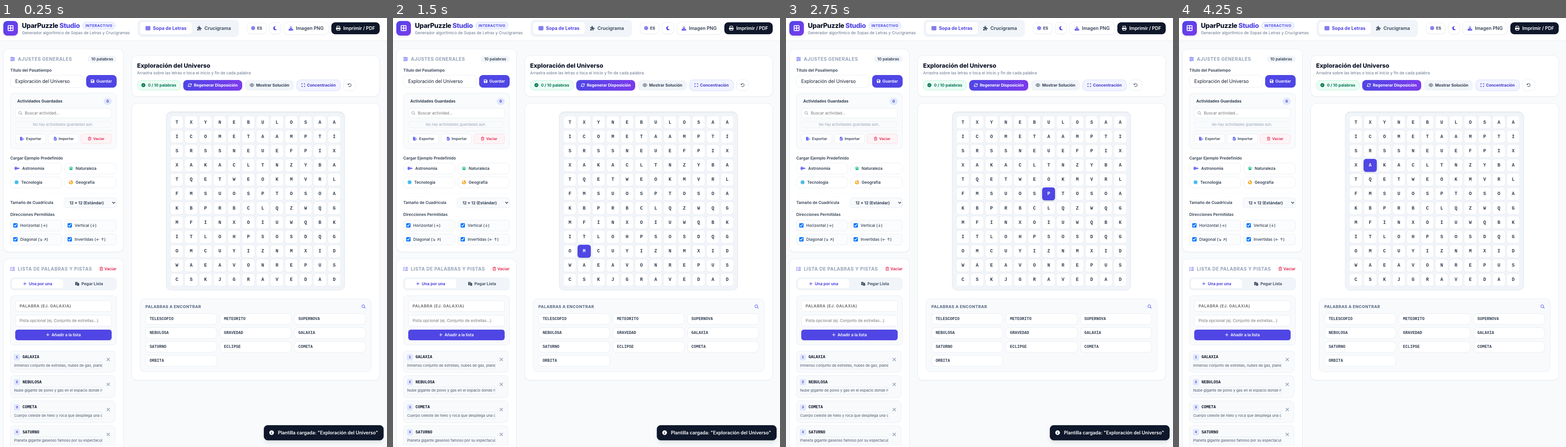
Above: before the commit, frames 1-4 (left to right).
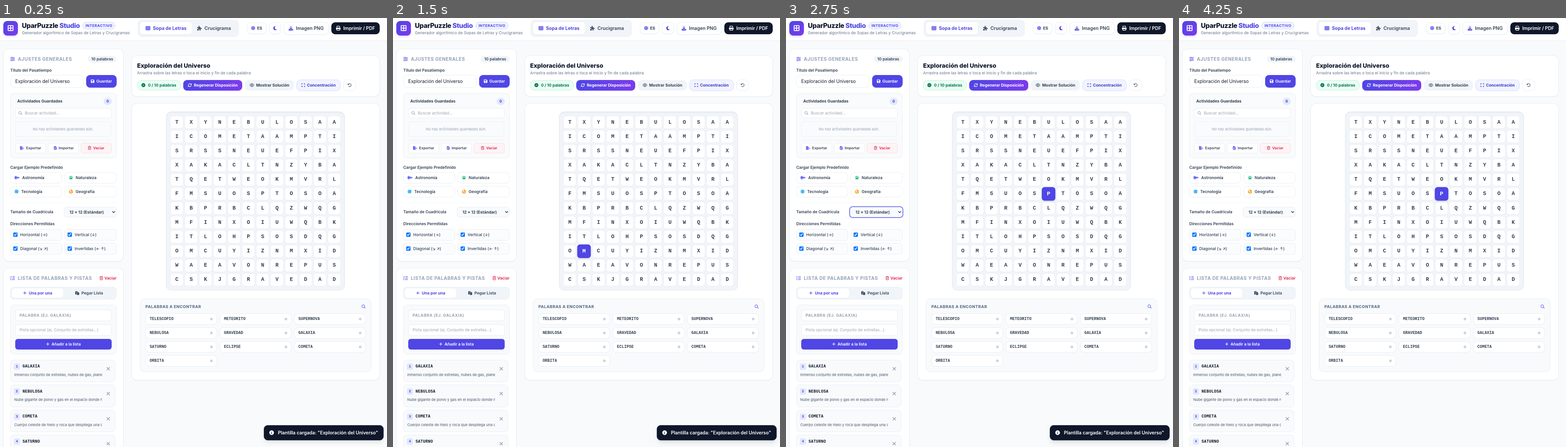
Above: after the commit, the same moments.

Repository: kevinluisfl/upar_puzzle
Game: browser game, page index.html
Same seed, same stepped clock (60 frames per second), same inputs: the game is played once before the commit and once after it.
Inputs (mouse positions are in pixels of both pictures, inside the frame that each line leads up to; where the layout moved, square brackets give the same spot in the first picture):
- Up to frame 1 (0.25 s): no input
- Up to frame 2 (1.5 s): click (582, 253) [582, 249] at 0.27 s; hold Right from 1.03 s (still down); click (582, 296) [582, 292] at 1.07 s; tap Space at 1.1 s
- Up to frame 3 (2.75 s): release Right at 1.53 s; hold Down 1.58-1.85 s; tap Space at 1.6, 2.1, 2.6 s; click (902, 215) [902, 211] at 1.67 s; hold Left 1.9-2.47 s; click (1053, 193) [1053, 189] at 2.27 s; hold Up from 2.52 s (still down)
- Up to frame 4 (4.25 s): release Up at 2.82 s; click (1426, 339) [1426, 331] at 2.87 s; hold Right 2.87-3.53 s; tap Space at 3.1, 3.6, 4.1 s; click (1275, 356) [1275, 352] at 3.47 s; hold Up 3.58-3.82 s; hold Left from 3.87 s (still down); click (1368, 172) [1368, 168] at 4.07 s

The runs differ from the first frame. In frame 1, 4.4% of the frame differs, in the area x 0-94%, y 4-100%; in frame 2, 4.4%; in frame 3, 4.5%; in frame 4, 4.6%.

Commit message:
Add files via upload

Diff:
--- a/index.html
+++ b/index.html
@@ -5,7 +5,8 @@
     <meta name="viewport" content="width=device-width, initial-scale=1.0">
     <title>UparPuzzle Studio - Generador de Sopas de Letras y Crucigramas</title>
     <meta name="description" content="UparPuzzle Studio: Generador algorítmico e interactivo de sopas de letras y crucigramas educativos listos para resolver en línea, exportar en PNG o imprimir.">
-
+    <!-- Tailwind CSS -->
+    <script src="https://cdn.tailwindcss.com"></script>
     <!-- Google Fonts: Inter & JetBrains Mono -->
     <link rel="preconnect" href="https://fonts.googleapis.com">
     <link rel="preconnect" href="https://fonts.gstatic.com" crossorigin>
@@ -14,6 +15,30 @@
     <!-- Font Awesome Icons -->
     <link rel="preload" href="https://cdnjs.cloudflare.com/ajax/libs/font-awesome/6.5.1/css/all.min.css" as="style" onload="this.onload=null;this.rel='stylesheet'">
     <noscript><link rel="stylesheet" href="https://cdnjs.cloudflare.com/ajax/libs/font-awesome/6.5.1/css/all.min.css"></noscript>
+
+ <script>
+        tailwind.config = {
+            darkMode: 'class',
+            theme: {
+                extend: {
+                    fontFamily: {
+                        sans: ['Inter', 'sans-serif'],
+                        mono: ['JetBrains Mono', 'monospace'],
+                    },
+                    colors: {
+                        brand: {
+                            50: '#eef2ff',
+                            100: '#e0e7ff',
+                            500: '#6366f1',
+                            600: '#4f46e5',
+                            700: '#4338ca',
+                            900: '#312e81',
+                        }
+                    }
+                }
+            }
+        }
+    </script>
 
     <!-- Hoja de estilos externa modular -->
     <link rel="stylesheet" href="styles.css">
--- a/styles.css
+++ b/styles.css
@@ -1,432 +1,3 @@
-/* === TAILWIND STATIC BUILD PARA UPARPUZZLE STUDIO === */
-*, ::before, ::after { box-sizing: border-box; border-width: 0; border-style: solid; border-color: #e2e8f0; }
-html { line-height: 1.5; -webkit-text-size-adjust: 100%; font-family: 'Inter', system-ui, -apple-system, sans-serif; }
-body { margin: 0; line-height: inherit; font-family: 'Inter', system-ui, -apple-system, sans-serif; }
-h1, h2, h3, h4, p { margin: 0; }
-button, input, select, textarea { font-family: inherit; font-size: 100%; font-weight: inherit; line-height: inherit; color: inherit; margin: 0; padding: 0; background-color: transparent; }
-button, select { text-transform: none; }
-button, [type='button'], [type='submit'] { -webkit-appearance: button; cursor: pointer; }
-button:disabled { cursor: default; }
-textarea { resize: vertical; }
-
-/* Layout & Positioning */
-.fixed { position: fixed; }
-.absolute { position: absolute; }
-.relative { position: relative; }
-.sticky { position: sticky; }
-.inset-0 { top: 0; right: 0; bottom: 0; left: 0; }
-.top-0 { top: 0; }
-.top-1\/2 { top: 50%; }
-.bottom-5 { bottom: 1.25rem; }
-.right-5 { right: 1.25rem; }
-.right-2 { right: 0.5rem; }
-.left-2\.5 { left: 0.625rem; }
-.z-30 { z-index: 30; }
-.z-50 { z-index: 50; }
-
-/* Display, Flexbox & Grid */
-.block { display: block; }
-.inline-block { display: inline-block; }
-.flex { display: flex; }
-.inline-flex { display: inline-flex; }
-.grid { display: grid; }
-.hidden { display: none; }
-.flex-col { flex-direction: column; }
-.flex-wrap { flex-wrap: wrap; }
-.items-start { align-items: flex-start; }
-.items-end { align-items: flex-end; }
-.items-center { align-items: center; }
-.justify-center { justify-content: center; }
-.justify-between { justify-content: space-between; }
-.flex-1 { flex: 1 1 0%; }
-.shrink-0 { flex-shrink: 0; }
-.grid-cols-1 { grid-template-columns: repeat(1, minmax(0, 1fr)); }
-.grid-cols-2 { grid-template-columns: repeat(2, minmax(0, 1fr)); }
-.grid-cols-3 { grid-template-columns: repeat(3, minmax(0, 1fr)); }
-
-/* Gaps & Space */
-.gap-\[2px\] { gap: 2px; }
-.gap-1 { gap: 0.25rem; }
-.gap-1\.5 { gap: 0.375rem; }
-.gap-2 { gap: 0.5rem; }
-.gap-2\.5 { gap: 0.625rem; }
-.gap-3 { gap: 0.75rem; }
-.gap-4 { gap: 1rem; }
-.gap-6 { gap: 1.5rem; }
-.space-y-1 > :not([hidden]) ~ :not([hidden]) { margin-top: 0.25rem; }
-.space-y-1\.5 > :not([hidden]) ~ :not([hidden]) { margin-top: 0.375rem; }
-.space-y-2 > :not([hidden]) ~ :not([hidden]) { margin-top: 0.5rem; }
-.space-y-2\.5 > :not([hidden]) ~ :not([hidden]) { margin-top: 0.625rem; }
-.space-y-3 > :not([hidden]) ~ :not([hidden]) { margin-top: 0.75rem; }
-.space-y-4 > :not([hidden]) ~ :not([hidden]) { margin-top: 1rem; }
-.space-y-5 > :not([hidden]) ~ :not([hidden]) { margin-top: 1.25rem; }
-.space-y-6 > :not([hidden]) ~ :not([hidden]) { margin-top: 1.5rem; }
-
-/* Sizing */
-.w-5 { width: 1.25rem; }
-.h-5 { height: 1.25rem; }
-.w-6 { width: 1.5rem; }
-.h-6 { height: 1.5rem; }
-.w-7 { width: 1.75rem; }
-.h-7 { height: 1.75rem; }
-.w-8 { width: 2rem; }
-.h-8 { height: 2rem; }
-.w-9 { width: 2.25rem; }
-.h-9 { height: 2.25rem; }
-.w-11 { width: 2.75rem; }
-.h-11 { height: 2.75rem; }
-.w-16 { width: 4rem; }
-.h-16 { height: 4rem; }
-.w-full { width: 100%; }
-.h-full { height: 100%; }
-.min-w-0 { min-width: 0px; }
-.min-h-screen { min-height: 100vh; }
-.max-w-md { max-width: 28rem; }
-.max-w-lg { max-width: 32rem; }
-.max-w-7xl { max-width: 80rem; }
-.max-w-\[540px\] { max-width: 540px; }
-.max-w-full { max-width: 100%; }
-.max-h-60 { max-height: 15rem; }
-.max-h-72 { max-height: 18rem; }
-.max-h-80 { max-height: 20rem; }
-.aspect-square { aspect-ratio: 1 / 1; }
-
-/* Spacing (Padding & Margin) */
-.p-1 { padding: 0.25rem; }
-.p-1\.5 { padding: 0.375rem; }
-.p-2 { padding: 0.5rem; }
-.p-2\.5 { padding: 0.625rem; }
-.p-3 { padding: 0.75rem; }
-.p-3\.5 { padding: 0.875rem; }
-.p-4 { padding: 1rem; }
-.p-5 { padding: 1.25rem; }
-.p-6 { padding: 1.5rem; }
-.px-1\.5 { padding-left: 0.375rem; padding-right: 0.375rem; }
-.px-2 { padding-left: 0.5rem; padding-right: 0.5rem; }
-.px-2\.5 { padding-left: 0.625rem; padding-right: 0.625rem; }
-.px-3 { padding-left: 0.75rem; padding-right: 0.75rem; }
-.px-3\.5 { padding-left: 0.875rem; padding-right: 0.875rem; }
-.px-4 { padding-left: 1rem; padding-right: 1rem; }
-.px-5 { padding-left: 1.25rem; padding-right: 1.25rem; }
-.py-0\.5 { padding-top: 0.125rem; padding-bottom: 0.125rem; }
-.py-1 { padding-top: 0.25rem; padding-bottom: 0.25rem; }
-.py-1\.5 { padding-top: 0.375rem; padding-bottom: 0.375rem; }
-.py-2 { padding-top: 0.5rem; padding-bottom: 0.5rem; }
-.py-2\.5 { padding-top: 0.625rem; padding-bottom: 0.625rem; }
-.py-3 { padding-top: 0.75rem; padding-bottom: 0.75rem; }
-.py-4 { padding-top: 1rem; padding-bottom: 1rem; }
-.py-6 { padding-top: 1.5rem; padding-bottom: 1.5rem; }
-.pt-1 { padding-top: 0.25rem; }
-.pt-1\.5 { padding-top: 0.375rem; }
-.pt-2 { padding-top: 0.5rem; }
-.pt-3 { padding-top: 0.75rem; }
-.pb-4 { padding-bottom: 1rem; }
-.pl-7 { padding-left: 1.75rem; }
-.pr-0\.5 { padding-right: 0.125rem; }
-.pr-1 { padding-right: 0.25rem; }
-.pr-6 { padding-right: 1.5rem; }
-.mx-auto { margin-left: auto; margin-right: auto; }
-.mt-0\.5 { margin-top: 0.125rem; }
-.mt-1 { margin-top: 0.25rem; }
-.mt-3 { margin-top: 0.75rem; }
-.mt-auto { margin-top: auto; }
-.mb-1 { margin-bottom: 0.25rem; }
-.mb-1\.5 { margin-bottom: 0.375rem; }
-.mb-2 { margin-bottom: 0.5rem; }
-.mb-3 { margin-bottom: 0.75rem; }
-.mb-4 { margin-bottom: 1rem; }
-.mb-6 { margin-bottom: 1.5rem; }
-.mr-1 { margin-right: 0.25rem; }
-
-/* Typography */
-.font-mono { font-family: 'JetBrains Mono', monospace; }
-.text-\[10px\] { font-size: 10px; }
-.text-\[11px\] { font-size: 11px; }
-.text-xs { font-size: 0.75rem; line-height: 1rem; }
-.text-sm { font-size: 0.875rem; line-height: 1.25rem; }
-.text-base { font-size: 1rem; line-height: 1.5rem; }
-.text-lg { font-size: 1.125rem; line-height: 1.75rem; }
-.text-xl { font-size: 1.25rem; line-height: 1.75rem; }
-.text-2xl { font-size: 1.5rem; line-height: 2rem; }
-.text-3xl { font-size: 1.875rem; line-height: 2.25rem; }
-.font-medium { font-weight: 500; }
-.font-semibold { font-weight: 600; }
-.font-bold { font-weight: 700; }
-.font-extrabold { font-weight: 800; }
-.uppercase { text-transform: uppercase; }
-.italic { font-style: italic; }
-.line-through { text-decoration-line: line-through; }
-.leading-tight { line-height: 1.25; }
-.leading-snug { line-height: 1.375; }
-.leading-relaxed { line-height: 1.625; }
-.tracking-tight { letter-spacing: -0.025em; }
-.tracking-wider { letter-spacing: 0.05em; }
-.tracking-widest { letter-spacing: 0.1em; }
-.text-left { text-align: left; }
-.text-center { text-align: center; }
-.text-right { text-align: right; }
-.truncate { overflow: hidden; text-overflow: ellipsis; white-space: nowrap; }
-
-/* Borders & Radius */
-.rounded { border-radius: 0.25rem; }
-.rounded-md { border-radius: 0.375rem; }
-.rounded-lg { border-radius: 0.5rem; }
-.rounded-xl { border-radius: 0.75rem; }
-.rounded-2xl { border-radius: 1rem; }
-.rounded-full { border-radius: 9999px; }
-.border { border-width: 1px; }
-.border-b { border-bottom-width: 1px; }
-.border-b-2 { border-bottom-width: 2px; }
-.border-t { border-top-width: 1px; }
-.border-dashed { border-style: dashed; }
-
-/* Border Colors */
-.border-slate-100 { border-color: #f1f5f9; }
-.border-slate-200 { border-color: #e2e8f0; }
-.border-slate-200\/60 { border-color: rgba(226, 232, 240, 0.6); }
-.border-slate-200\/70 { border-color: rgba(226, 232, 240, 0.7); }
-.border-slate-200\/80 { border-color: rgba(226, 232, 240, 0.8); }
-.border-slate-200\/90 { border-color: rgba(226, 232, 240, 0.9); }
-.border-slate-700 { border-color: #334155; }
-.border-slate-800 { border-color: #1e293b; }
-.border-indigo-100 { border-color: #e0e7ff; }
-.border-indigo-200 { border-color: #c7d2fe; }
-.border-indigo-400 { border-color: #818cf8; }
-.border-emerald-200 { border-color: #a7f3d0; }
-.border-amber-200 { border-color: #fde68a; }
-.border-sky-200 { border-color: #bae6fd; }
-.border-rose-200\/80 { border-color: rgba(254, 205, 211, 0.8); }
-
-/* Backgrounds */
-.bg-white { background-color: #ffffff; }
-.bg-slate-50 { background-color: #f8fafc; }
-.bg-slate-50\/60 { background-color: rgba(248, 250, 252, 0.6); }
-.bg-slate-50\/80 { background-color: rgba(248, 250, 252, 0.8); }
-.bg-slate-100 { background-color: #f1f5f9; }
-.bg-slate-200 { background-color: #e2e8f0; }
-.bg-slate-800 { background-color: #1e293b; }
-.bg-slate-900 { background-color: #0f172a; }
-.bg-slate-900\/60 { background-color: rgba(15, 23, 42, 0.6); }
-.bg-indigo-50 { background-color: #eef2ff; }
-.bg-indigo-50\/60 { background-color: rgba(238, 242, 255, 0.6); }
-.bg-indigo-50\/70 { background-color: rgba(238, 242, 255, 0.7); }
-.bg-indigo-50\/80 { background-color: rgba(238, 242, 255, 0.8); }
-.bg-indigo-50\/90 { background-color: rgba(238, 242, 255, 0.9); }
-.bg-indigo-100 { background-color: #e0e7ff; }
-.bg-indigo-600 { background-color: #4f46e5; }
-.bg-violet-100 { background-color: #ede9fe; }
-.bg-emerald-50 { background-color: #ecfdf5; }
-.bg-emerald-100 { background-color: #d1fae5; }
-.bg-emerald-600 { background-color: #059669; }
-.bg-amber-50 { background-color: #fffbeb; }
-.bg-amber-500 { background-color: #f59e0b; }
-.bg-sky-50 { background-color: #f0f9ff; }
-.bg-rose-50\/60 { background-color: rgba(255, 241, 242, 0.6); }
-.bg-rose-600 { background-color: #e11d48; }
-.bg-gradient-to-br { background-image: linear-gradient(to bottom right, var(--tw-gradient-stops)); }
-.bg-gradient-to-r { background-image: linear-gradient(to right, var(--tw-gradient-stops)); }
-.from-indigo-600 { --tw-gradient-from: #4f46e5; --tw-gradient-stops: var(--tw-gradient-from), var(--tw-gradient-to, rgba(79, 70, 229, 0)); }
-.to-violet-600 { --tw-gradient-to: #7c3aed; }
-
-/* Text Colors */
-.text-white { color: #ffffff; }
-.text-slate-300 { color: #cbd5e1; }
-.text-slate-400 { color: #94a3b8; }
-.text-slate-500 { color: #64748b; }
-.text-slate-600 { color: #475569; }
-.text-slate-700 { color: #334155; }
-.text-slate-800 { color: #1e293b; }
-.text-slate-900 { color: #0f172a; }
-.text-indigo-500 { color: #6366f1; }
-.text-indigo-600 { color: #4f46e5; }
-.text-indigo-700 { color: #4338ca; }
-.text-indigo-950 { color: #1e1b4b; }
-.text-violet-600 { color: #7c3aed; }
-.text-violet-700 { color: #6d28d9; }
-.text-emerald-500 { color: #10b981; }
-.text-emerald-600 { color: #059669; }
-.text-emerald-700 { color: #047857; }
-.text-amber-500 { color: #f59e0b; }
-.text-amber-600 { color: #d97706; }
-.text-amber-800 { color: #92400e; }
-.text-sky-500 { color: #0ea5e9; }
-.text-sky-700 { color: #0369a1; }
-.text-rose-500 { color: #f43f5e; }
-.text-rose-600 { color: #e11d48; }
-
-/* Effects, Overflow & Transitions */
-.shadow-sm { box-shadow: 0 1px 2px 0 rgba(0, 0, 0, 0.05); }
-.shadow-md { box-shadow: 0 4px 6px -1px rgba(0, 0, 0, 0.1), 0 2px 4px -2px rgba(0, 0, 0, 0.1); }
-.shadow-lg { box-shadow: 0 10px 15px -3px rgba(0, 0, 0, 0.1), 0 4px 6px -4px rgba(0, 0, 0, 0.1); }
-.shadow-2xl { box-shadow: 0 25px 50px -12px rgba(0, 0, 0, 0.25); }
-.shadow-inner { box-shadow: inset 0 2px 4px 0 rgba(0, 0, 0, 0.05); }
-.outline-none { outline: 2px solid transparent; outline-offset: 2px; }
-.backdrop-blur-sm { backdrop-filter: blur(4px); -webkit-backdrop-filter: blur(4px); }
-.overflow-hidden { overflow: hidden; }
-.overflow-x-auto { overflow-x: auto; }
-.overflow-y-auto { overflow-y: auto; }
-.pointer-events-none { pointer-events: none; }
-.select-none { user-select: none; -webkit-user-select: none; }
-.touch-none { touch-action: none; }
-.cursor-pointer { cursor: pointer; }
-.transform { transform: translate(0, 0) scale(1); }
-.-translate-y-1\/2 { transform: translateY(-50%); }
-.transition { transition: all 150ms cubic-bezier(0.4, 0, 0.2, 1); }
-.transition-all { transition: all 150ms cubic-bezier(0.4, 0, 0.2, 1); }
-.transition-colors { transition: color, background-color, border-color 150ms cubic-bezier(0.4, 0, 0.2, 1); }
-.duration-200 { transition-duration: 200ms; }
-
-/* Hover, Focus & Disabled States */
-.hover\:bg-slate-50:hover { background-color: #f8fafc; }
-.hover\:bg-slate-100:hover { background-color: #f1f5f9; }
-.hover\:bg-slate-200:hover { background-color: #e2e8f0; }
-.hover\:bg-slate-300:hover { background-color: #cbd5e1; }
-.hover\:bg-slate-800:hover { background-color: #1e293b; }
-.hover\:bg-indigo-50:hover { background-color: #eef2ff; }
-.hover\:bg-indigo-50\/40:hover { background-color: rgba(238, 242, 255, 0.4); }
-.hover\:bg-indigo-50\/50:hover { background-color: rgba(238, 242, 255, 0.5); }
-.hover\:bg-indigo-100:hover { background-color: #e0e7ff; }
-.hover\:bg-indigo-700:hover { background-color: #4338ca; }
-.hover\:bg-emerald-50\/50:hover { background-color: rgba(236, 253, 245, 0.5); }
-.hover\:bg-sky-50\/50:hover { background-color: rgba(240, 249, 255, 0.5); }
-.hover\:bg-sky-100:hover { background-color: #e0f2fe; }
-.hover\:bg-amber-50\/50:hover { background-color: rgba(255, 251, 235, 0.5); }
-.hover\:bg-amber-100:hover { background-color: #fef3c7; }
-.hover\:bg-rose-50:hover { background-color: #fff1f2; }
-.hover\:bg-rose-100\/80:hover { background-color: rgba(255, 228, 230, 0.8); }
-.hover\:from-indigo-700:hover { --tw-gradient-from: #4338ca; }
-.hover\:to-violet-700:hover { --tw-gradient-to: #6d28d9; }
-.hover\:border-indigo-200:hover { border-color: #c7d2fe; }
-.hover\:border-indigo-300:hover { border-color: #a5b4fc; }
-.hover\:border-emerald-300:hover { border-color: #6ee7b7; }
-.hover\:border-sky-300:hover { border-color: #7dd3fc; }
-.hover\:border-amber-300:hover { border-color: #fcd34d; }
-.hover\:text-slate-600:hover { color: #475569; }
-.hover\:text-slate-900:hover { color: #0f172a; }
-.hover\:text-indigo-600:hover { color: #4f46e5; }
-.hover\:text-rose-500:hover { color: #f43f5e; }
-.hover\:text-rose-700:hover { color: #be123c; }
-.focus\:outline-none:focus { outline: 2px solid transparent; }
-.focus\:border-indigo-500:focus { border-color: #6366f1; }
-.focus\:ring-1:focus { box-shadow: 0 0 0 1px #6366f1; }
-.focus\:ring-2:focus { box-shadow: 0 0 0 2px #6366f1; }
-.disabled\:opacity-40:disabled { opacity: 0.4; }
-.disabled\:pointer-events-none:disabled { pointer-events: none; }
-
-/* Dark Mode Variants (html.dark) */
-html.dark .dark\:bg-slate-950 { background-color: #020617; }
-html.dark .dark\:bg-slate-900 { background-color: #0f172a; }
-html.dark .dark\:bg-slate-800 { background-color: #1e293b; }
-html.dark .dark\:bg-slate-800\/40 { background-color: rgba(30, 41, 59, 0.4); }
-html.dark .dark\:bg-slate-800\/50 { background-color: rgba(30, 41, 59, 0.5); }
-html.dark .dark\:bg-slate-800\/60 { background-color: rgba(30, 41, 59, 0.6); }
-html.dark .dark\:bg-slate-700 { background-color: #334155; }
-html.dark .dark\:bg-indigo-600 { background-color: #4f46e5; }
-html.dark .dark\:bg-indigo-950 { background-color: #1e1b4b; }
-html.dark .dark\:bg-indigo-950\/30 { background-color: rgba(30, 27, 75, 0.3); }
-html.dark .dark\:bg-indigo-950\/40 { background-color: rgba(30, 27, 75, 0.4); }
-html.dark .dark\:bg-indigo-950\/50 { background-color: rgba(30, 27, 75, 0.5); }
-html.dark .dark\:bg-indigo-950\/60 { background-color: rgba(30, 27, 75, 0.6); }
-html.dark .dark\:bg-indigo-950\/80 { background-color: rgba(30, 27, 75, 0.8); }
-html.dark .dark\:bg-violet-950 { background-color: #2e1065; }
-html.dark .dark\:bg-emerald-900\/40 { background-color: rgba(6, 78, 59, 0.4); }
-html.dark .dark\:bg-emerald-950 { background-color: #022c22; }
-html.dark .dark\:bg-emerald-950\/60 { background-color: rgba(2, 44, 34, 0.6); }
-html.dark .dark\:bg-amber-950\/50 { background-color: rgba(69, 26, 3, 0.5); }
-html.dark .dark\:bg-sky-950\/50 { background-color: rgba(8, 47, 73, 0.5); }
-html.dark .dark\:bg-rose-950\/40 { background-color: rgba(76, 5, 25, 0.4); }
-
-html.dark .dark\:border-slate-700 { border-color: #334155; }
-html.dark .dark\:border-slate-700\/60 { border-color: rgba(51, 65, 85, 0.6); }
-html.dark .dark\:border-slate-700\/70 { border-color: rgba(51, 65, 85, 0.7); }
-html.dark .dark\:border-slate-700\/80 { border-color: rgba(51, 65, 85, 0.8); }
-html.dark .dark\:border-slate-700\/90 { border-color: rgba(51, 65, 85, 0.9); }
-html.dark .dark\:border-slate-800 { border-color: #1e293b; }
-html.dark .dark\:border-indigo-500 { border-color: #6366f1; }
-html.dark .dark\:border-indigo-700 { border-color: #4338ca; }
-html.dark .dark\:border-indigo-800 { border-color: #3730a3; }
-html.dark .dark\:border-indigo-900\/60 { border-color: rgba(49, 46, 129, 0.6); }
-html.dark .dark\:border-emerald-800 { border-color: #065f46; }
-html.dark .dark\:border-amber-800 { border-color: #92400e; }
-html.dark .dark\:border-sky-800 { border-color: #075985; }
-html.dark .dark\:border-rose-900\/60 { border-color: rgba(136, 19, 55, 0.6); }
-
-html.dark .dark\:text-white { color: #ffffff; }
-html.dark .dark\:text-slate-100 { color: #f1f5f9; }
-html.dark .dark\:text-slate-200 { color: #e2e8f0; }
-html.dark .dark\:text-slate-300 { color: #cbd5e1; }
-html.dark .dark\:text-slate-400 { color: #94a3b8; }
-html.dark .dark\:text-slate-500 { color: #64748b; }
-html.dark .dark\:text-slate-600 { color: #475569; }
-html.dark .dark\:text-indigo-200 { color: #c7d2fe; }
-html.dark .dark\:text-indigo-300 { color: #a5b4fc; }
-html.dark .dark\:text-indigo-400 { color: #818cf8; }
-html.dark .dark\:text-violet-300 { color: #c4b5fd; }
-html.dark .dark\:text-violet-400 { color: #a78bfa; }
-html.dark .dark\:text-emerald-300 { color: #6ee7b7; }
-html.dark .dark\:text-emerald-400 { color: #34d399; }
-html.dark .dark\:text-amber-300 { color: #fcd34d; }
-html.dark .dark\:text-amber-400 { color: #fbbf24; }
-html.dark .dark\:text-sky-300 { color: #7dd3fc; }
-html.dark .dark\:text-rose-400 { color: #fb7185; }
-
-html.dark .dark\:hover\:bg-slate-600:hover { background-color: #475569; }
-html.dark .dark\:hover\:bg-slate-700:hover { background-color: #334155; }
-html.dark .dark\:hover\:bg-slate-800:hover { background-color: #1e293b; }
-html.dark .dark\:hover\:bg-indigo-500:hover { background-color: #6366f1; }
-html.dark .dark\:hover\:bg-indigo-900\/70:hover { background-color: rgba(49, 46, 129, 0.7); }
-html.dark .dark\:hover\:bg-indigo-950\/30:hover { background-color: rgba(30, 27, 75, 0.3); }
-html.dark .dark\:hover\:bg-indigo-950\/40:hover { background-color: rgba(30, 27, 75, 0.4); }
-html.dark .dark\:hover\:bg-indigo-950\/50:hover { background-color: rgba(30, 27, 75, 0.5); }
-html.dark .dark\:hover\:bg-emerald-950\/40:hover { background-color: rgba(2, 44, 34, 0.4); }
-html.dark .dark\:hover\:bg-sky-900\/60:hover { background-color: rgba(12, 74, 110, 0.6); }
-html.dark .dark\:hover\:bg-sky-950\/40:hover { background-color: rgba(8, 47, 73, 0.4); }
-html.dark .dark\:hover\:bg-amber-900\/60:hover { background-color: rgba(120, 53, 15, 0.6); }
-html.dark .dark\:hover\:bg-amber-950\/40:hover { background-color: rgba(69, 26, 3, 0.4); }
-html.dark .dark\:hover\:bg-rose-900\/50:hover { background-color: rgba(136, 19, 55, 0.5); }
-html.dark .dark\:hover\:bg-rose-950\/50:hover { background-color: rgba(76, 5, 25, 0.5); }
-html.dark .dark\:hover\:border-indigo-500:hover { border-color: #6366f1; }
-html.dark .dark\:hover\:border-indigo-800:hover { border-color: #3730a3; }
-html.dark .dark\:hover\:border-emerald-500:hover { border-color: #10b981; }
-html.dark .dark\:hover\:border-sky-500:hover { border-color: #0ea5e9; }
-html.dark .dark\:hover\:border-amber-500:hover { border-color: #f59e0b; }
-html.dark .dark\:hover\:text-white:hover { color: #ffffff; }
-html.dark .dark\:hover\:text-slate-200:hover { color: #e2e8f0; }
-html.dark .dark\:hover\:text-indigo-400:hover { color: #818cf8; }
-
-/* Responsive Media Queries */
-@media (min-width: 640px) {
-    .sm\:inline { display: inline; }
-    .sm\:inline-block { display: inline-block; }
-    .sm\:flex { display: flex; }
-    .sm\:flex-row { flex-direction: row; }
-    .sm\:grid-cols-3 { grid-template-columns: repeat(3, minmax(0, 1fr)); }
-    .sm\:p-3 { padding: 0.75rem; }
-    .sm\:p-4 { padding: 1rem; }
-    .sm\:p-6 { padding: 1.5rem; }
-    .sm\:px-6 { padding-left: 1.5rem; padding-right: 1.5rem; }
-    .sm\:text-sm { font-size: 0.875rem; line-height: 1.25rem; }
-    .sm\:text-xl { font-size: 1.25rem; line-height: 1.75rem; }
-}
-@media (min-width: 768px) {
-    .md\:inline { display: inline; }
-    .md\:grid-cols-2 { grid-template-columns: repeat(2, minmax(0, 1fr)); }
-}
-@media (min-width: 1024px) {
-    .lg\:px-8 { padding-left: 2rem; padding-right: 2rem; }
-    .lg\:grid-cols-12 { grid-template-columns: repeat(12, minmax(0, 1fr)); }
-    .lg\:col-span-4 { grid-column: span 4 / span 4; }
-    .lg\:col-span-8 { grid-column: span 8 / span 8; }
-}
-@media (min-width: 1280px) {
-    .xl\:grid-cols-1 { grid-template-columns: repeat(1, minmax(0, 1fr)); }
-    .xl\:grid-cols-12 { grid-template-columns: repeat(12, minmax(0, 1fr)); }
-    .xl\:col-span-4 { grid-column: span 4 / span 4; }
-    .xl\:col-span-8 { grid-column: span 8 / span 8; }
-}
-
-
-
 /* ==========================================================================
    1. ESTILOS PERSONALIZADOS PARA CUADRÍCULAS, TÁCTIL Y MODO CONCENTRACIÓN
    ========================================================================== */
